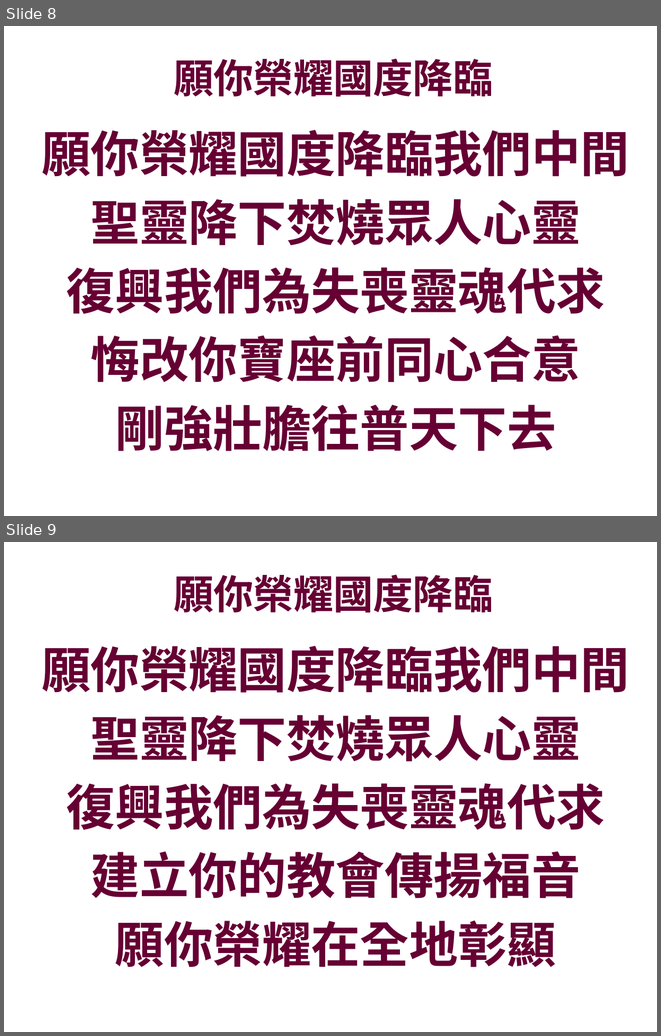
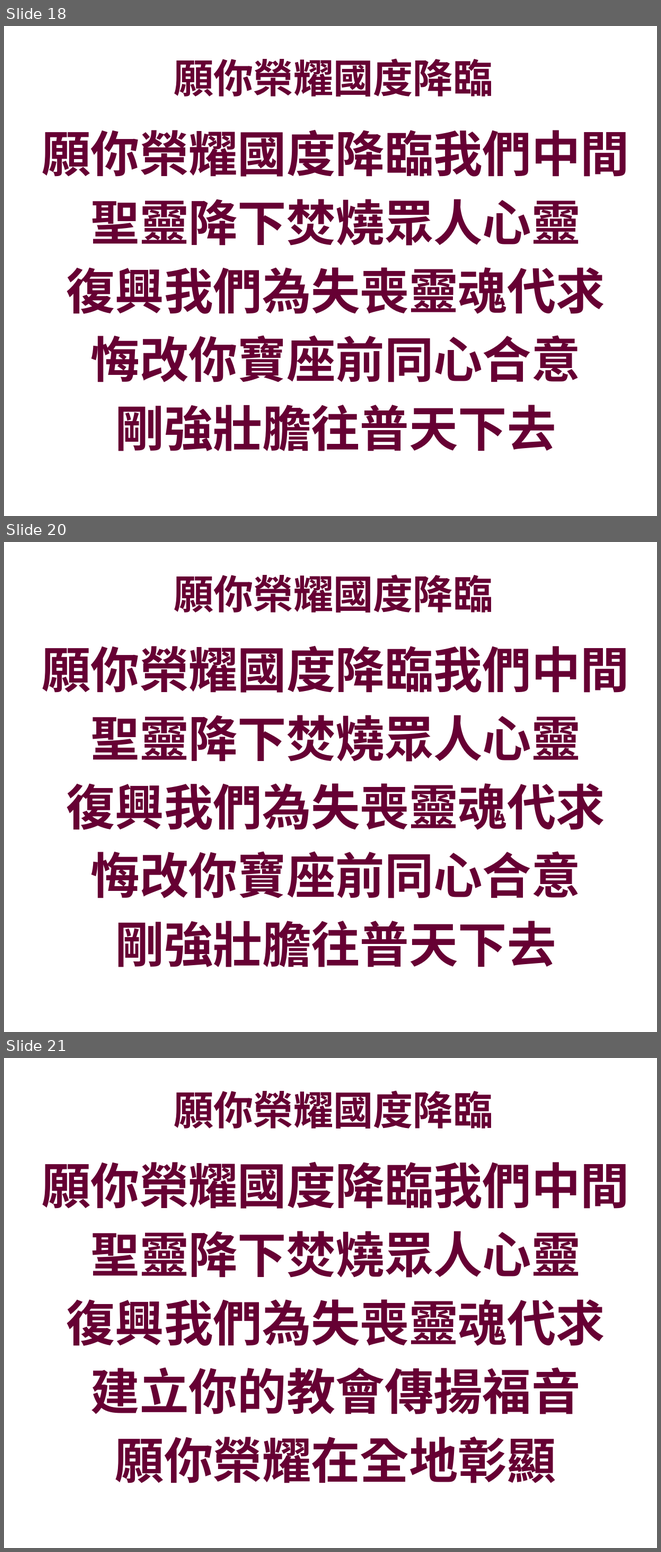
Before and after one commit to batisuoc/prayermeeting, a slide deck: 2019/5月/1605.pptx. Shown one above the other, each under a label of ours: slides 8 and 9 before the commit, slides 18, 20 and 21 after it; the slides between them are not shown. The pictures are 661x1036 and 661x1552 pixels, drawn with LibreOffice and Linux fonts; fonts in the diff are those of the drawing; background and template pictures are left out. Boxes give left, top, right and bottom in pixels: in the first picture for what was removed or moved away, otherwise in the second. Text is boxed around its words. In the diff, an @@ line names an element or a change of style, - is before the commit and + after.

Commit message:
Update or Add ppts

```diff
--- a/2019/5月/1605.pptx
+++ b/2019/5月/1605.pptx
@@ slide 20 added at bbox=[4, 542, 657, 1032], background picture (left out) @@
@@ title added at bbox=[174, 574, 493, 612], 44 pt, text #660033, bold @@
+願你榮耀國度降臨
@@ text added at bbox=[42, 646, 629, 967], 54 pt, text #660033, bold @@
+願你榮耀國度降臨我們中間
+聖靈降下焚燒眾人心靈
+復興我們為失喪靈魂代求
+悔改你寶座前同心合意
+剛強壯膽往普天下去
@@ what was slide 8 is now slide 18 @@
@@ what was slide 9 is now slide 21 @@
```
Also in this commit, not shown: 11 other slides added, 4 other files.
